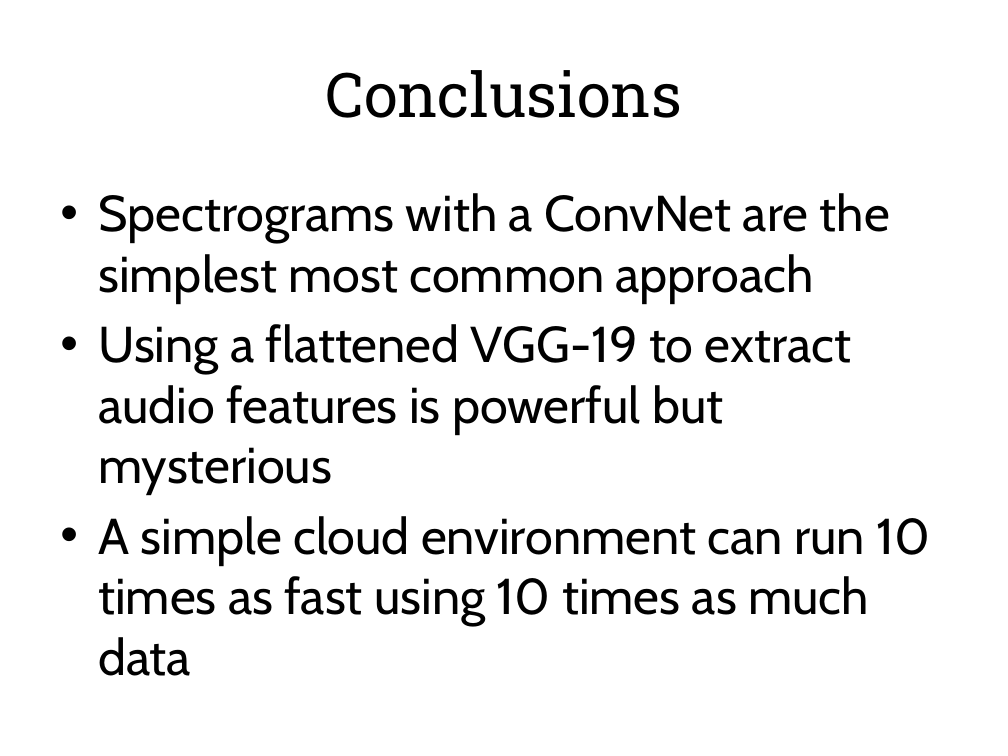
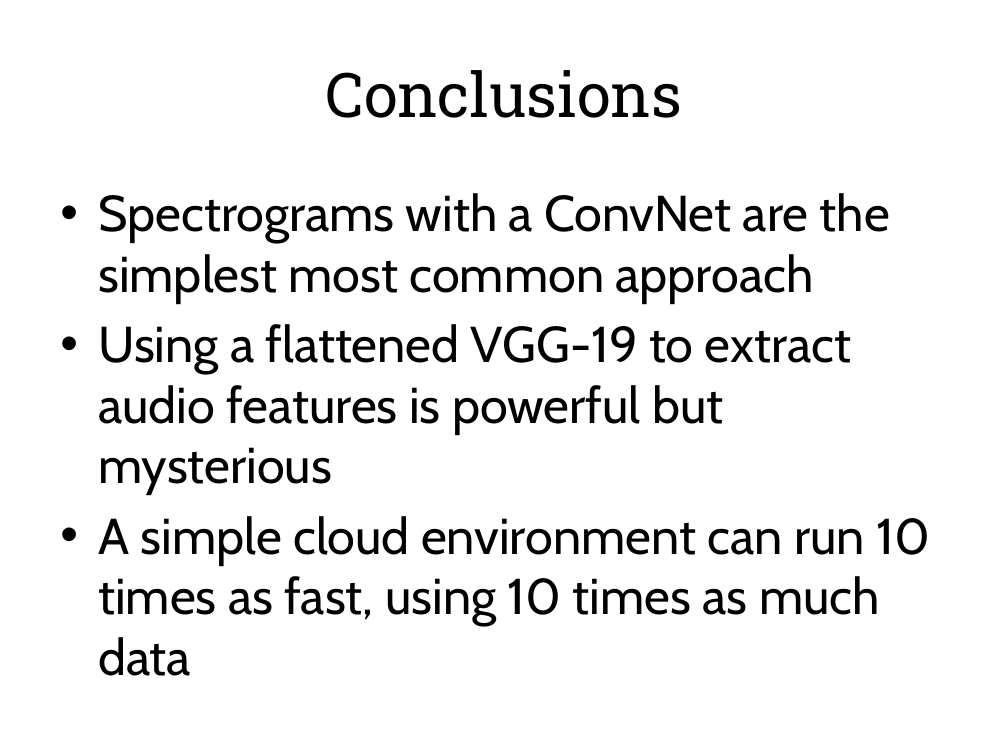
Before and after one commit to 3dspace/machine-learning-at-scale, a slide deck: slide 19 of training_birdsong_classifiers.pptx (slide 16 before the commit). Drawn at 1008x756 pixels with LibreOffice and Linux fonts; fonts in the diff are those of the drawing. Boxes give left, top, right and bottom in pixels: in the first picture for what was removed or moved away, otherwise in the second. Text is boxed around its words. In the diff, an @@ line names an element or a change of style, - is before the commit and + after.

```diff
--- a/training_birdsong_classifiers.pptx
+++ b/training_birdsong_classifiers.pptx
@@ text at bbox=[98, 516, 930, 676]: text changed @@
-• A simple cloud environment can run 10 times as fast using 10 times as much data
+• A simple cloud environment can run 10 times as fast, using 10 times as much data
```
Also in this commit, not shown: 5 other slides changed, 3 slides added.
